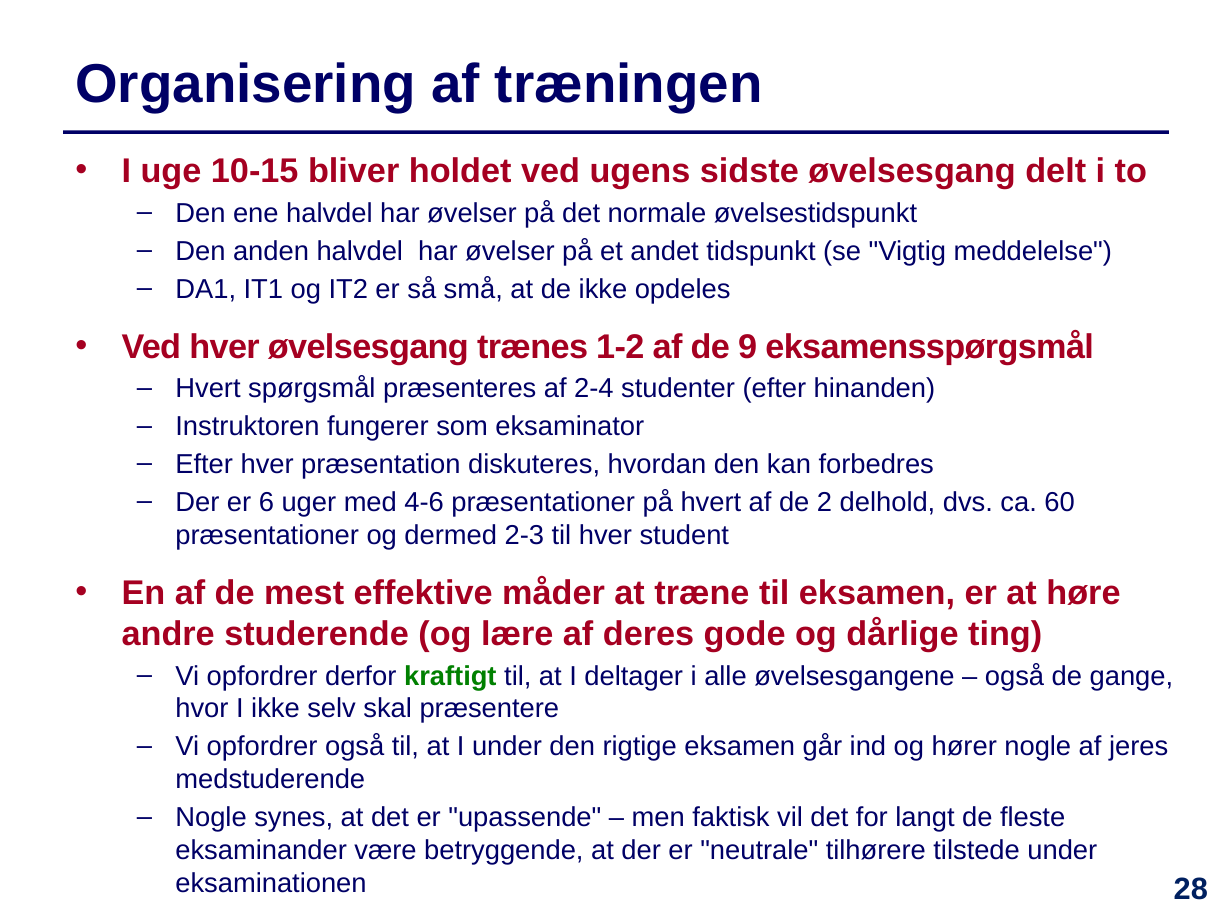
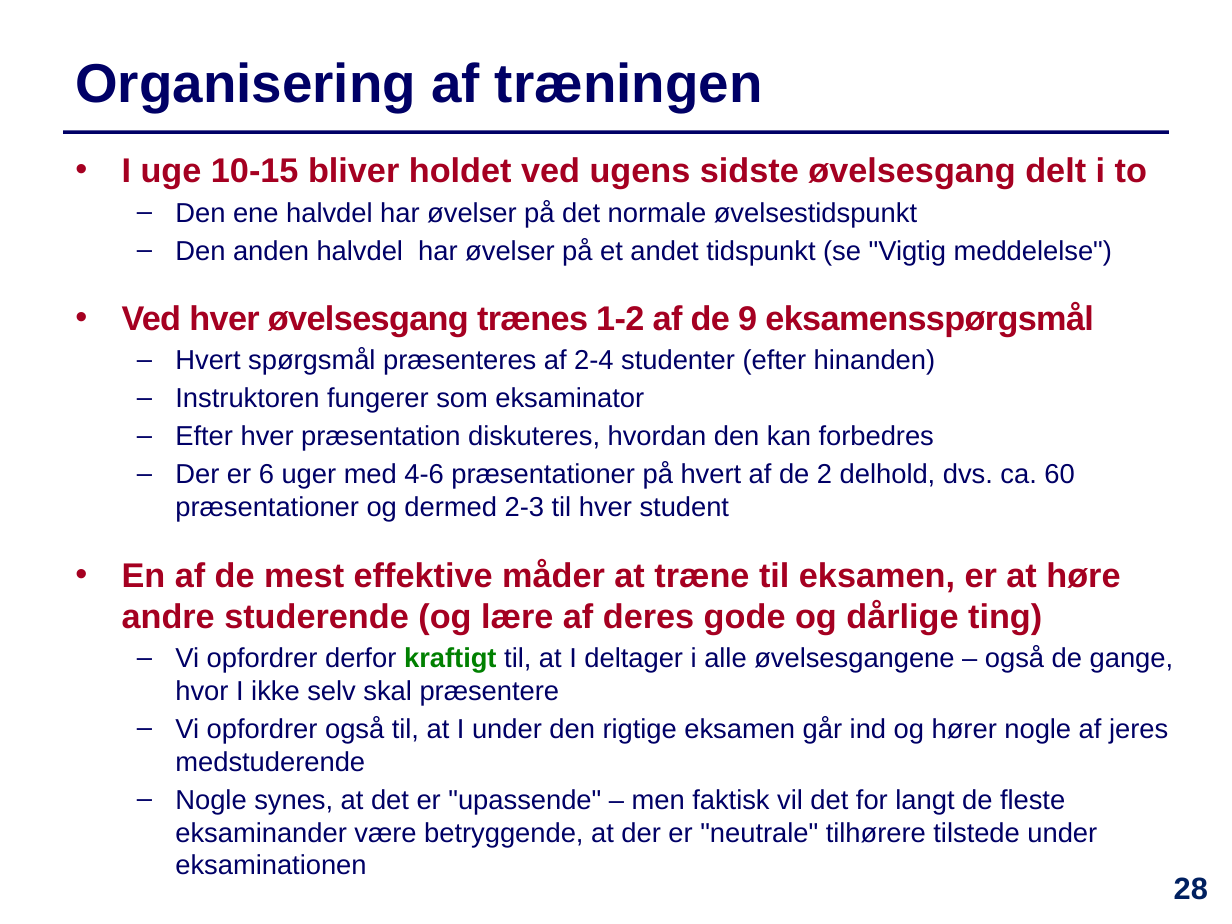
Before and after one commit to IntProgAU/Materiale, a slide deck: slide 28 of web/e23/uge_9/Slides-Uge9.pptx. Drawn at 1232x924 pixels with LibreOffice and Linux fonts; fonts in the diff are those of the drawing. Boxes give left, top, right and bottom in pixels: in the first picture for what was removed or moved away, otherwise in the second. Text is boxed around its words. In the diff, an @@ line names an element or a change of style, - is before the commit and + after.

```diff
--- a/web/e23/uge_9/Slides-Uge9.pptx
+++ b/web/e23/uge_9/Slides-Uge9.pptx
@@ text at <box>175,276,731,303</box>: paragraph removed @@
-  – DA1, IT1 og IT2 er så små, at de ikke opdeles
@@ text at <box>122,303,1120,634</box>: more space between paragraphs @@
```
Also in this commit, not shown: 8 other slides changed, 1 other file.
